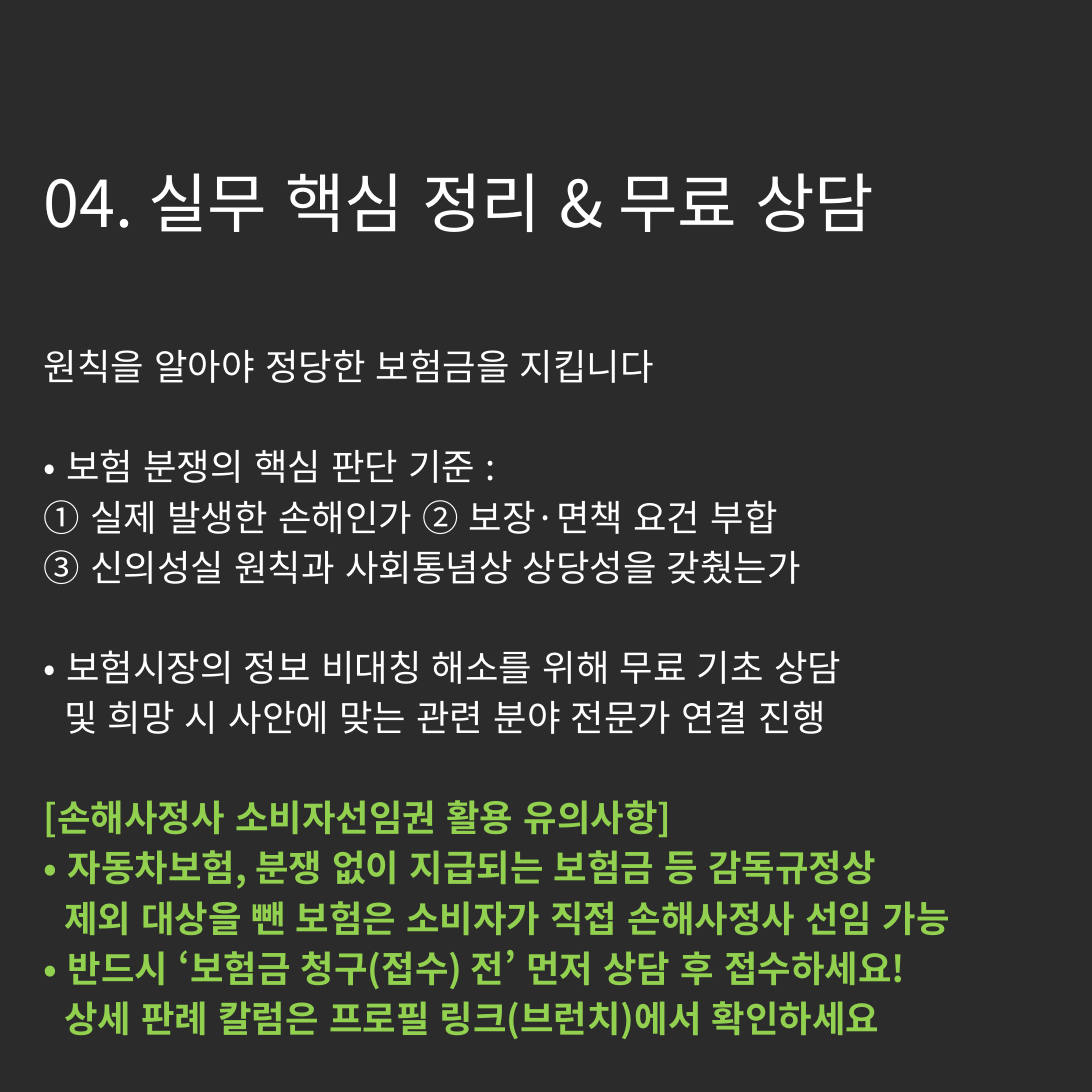
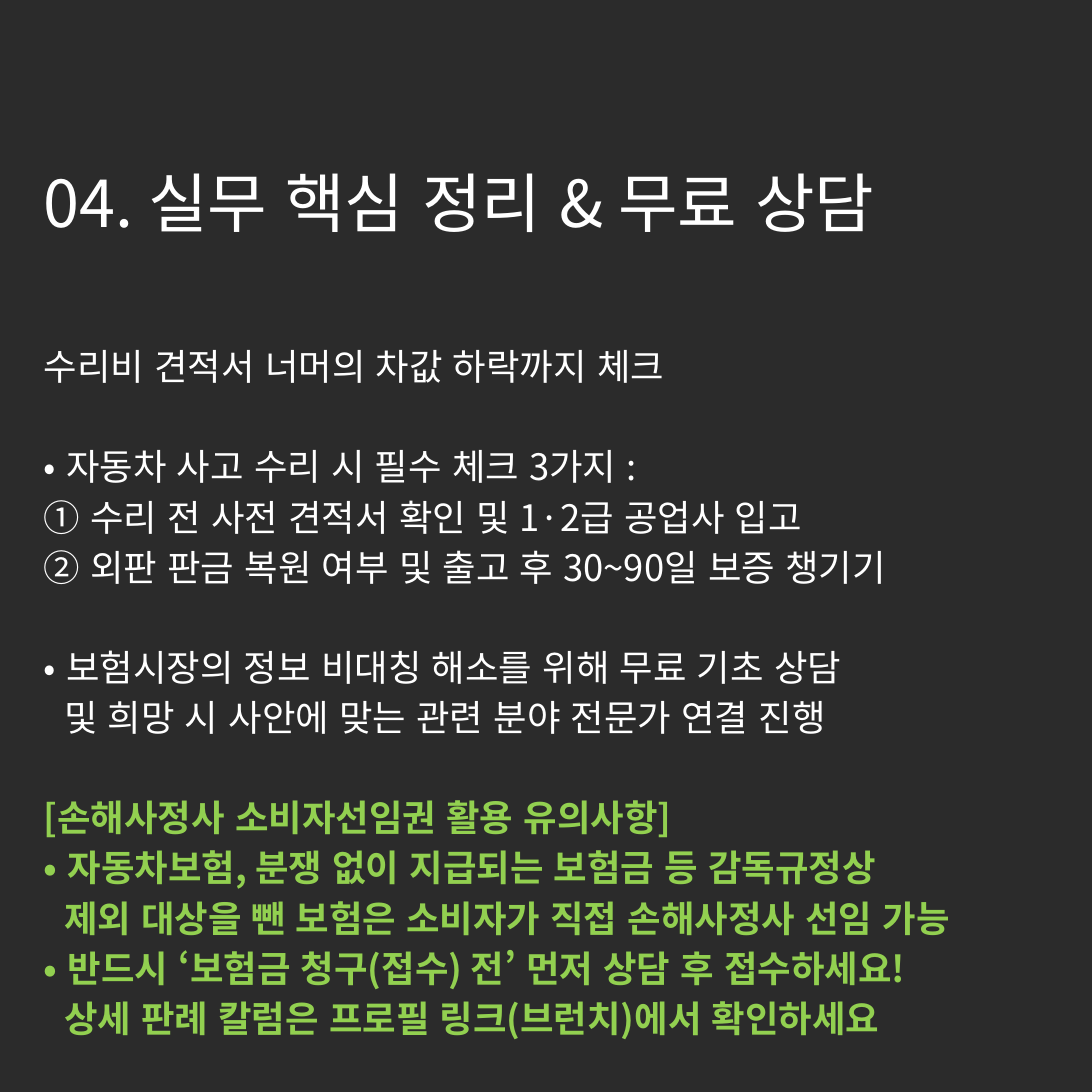
Before and after one commit to tladjuster00000029/brunch-SNS--auto, a slide deck: slide 5 of posts/images/generated_cards.pptx. Drawn at 1092x1092 pixels with LibreOffice and Linux fonts; fonts in the diff are those of the drawing; background and template pictures are left out; a plain dark background stands for a picture behind light text. Boxes give left, top, right and bottom in pixels: in the first picture for what was removed or moved away, otherwise in the second. Text is boxed around its words. In the diff, an @@ line names an element or a change of style, - is before the commit and + after.

```diff
--- a/posts/images/generated_cards.pptx
+++ b/posts/images/generated_cards.pptx
@@ subtitle at (x1=44, y1=350, x2=886, y2=584): text changed @@
-원칙을 알아야 정당한 보험금을 지킵니다
-• 보험 분쟁의 핵심 판단 기준 :
-① 실제 발생한 손해인가 ② 보장·면책 요건 부합
-③ 신의성실 원칙과 사회통념상 상당성을 갖췄는가
+수리비 견적서 너머의 차값 하락까지 체크
+• 자동차 사고 수리 시 필수 체크 3가지 :
+① 수리 전 사전 견적서 확인 및 1·2급 공업사 입고
+② 외판 판금 복원 여부 및 출고 후 30~90일 보증 챙기기
```
Also in this commit, not shown: 3 other slides changed, 1 slide added, 1 slide removed, 7 other files.
